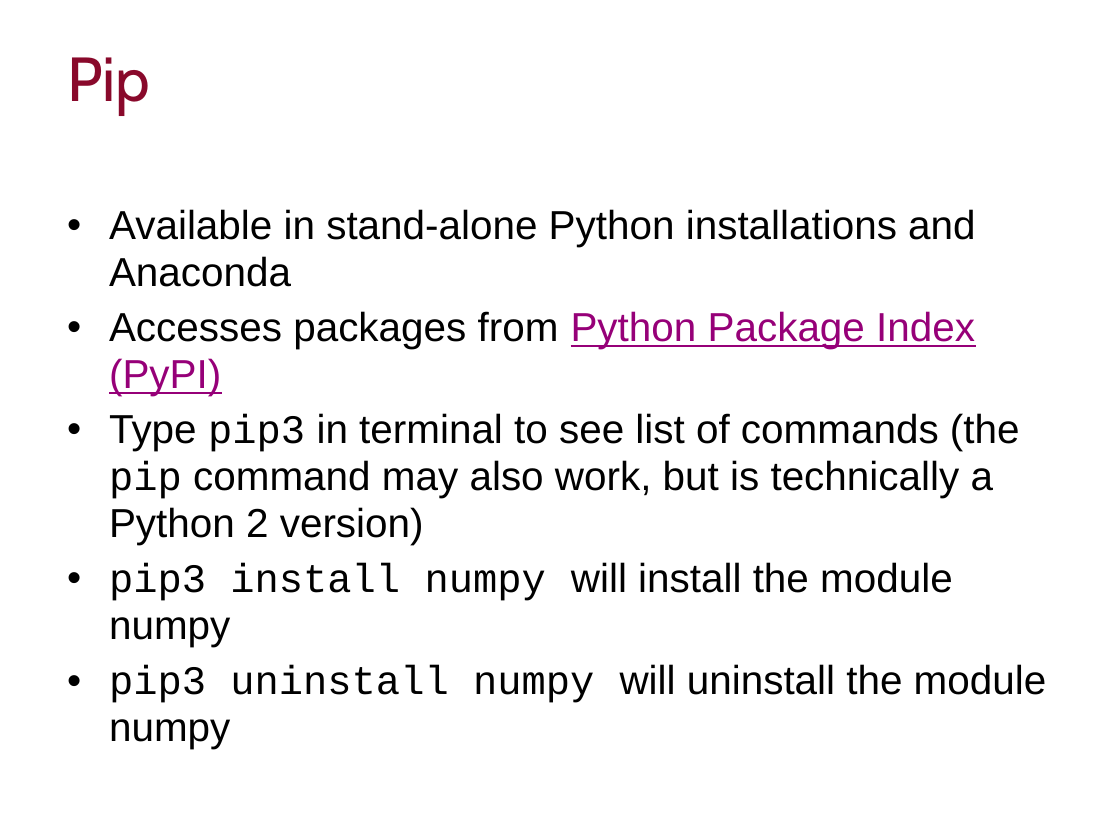
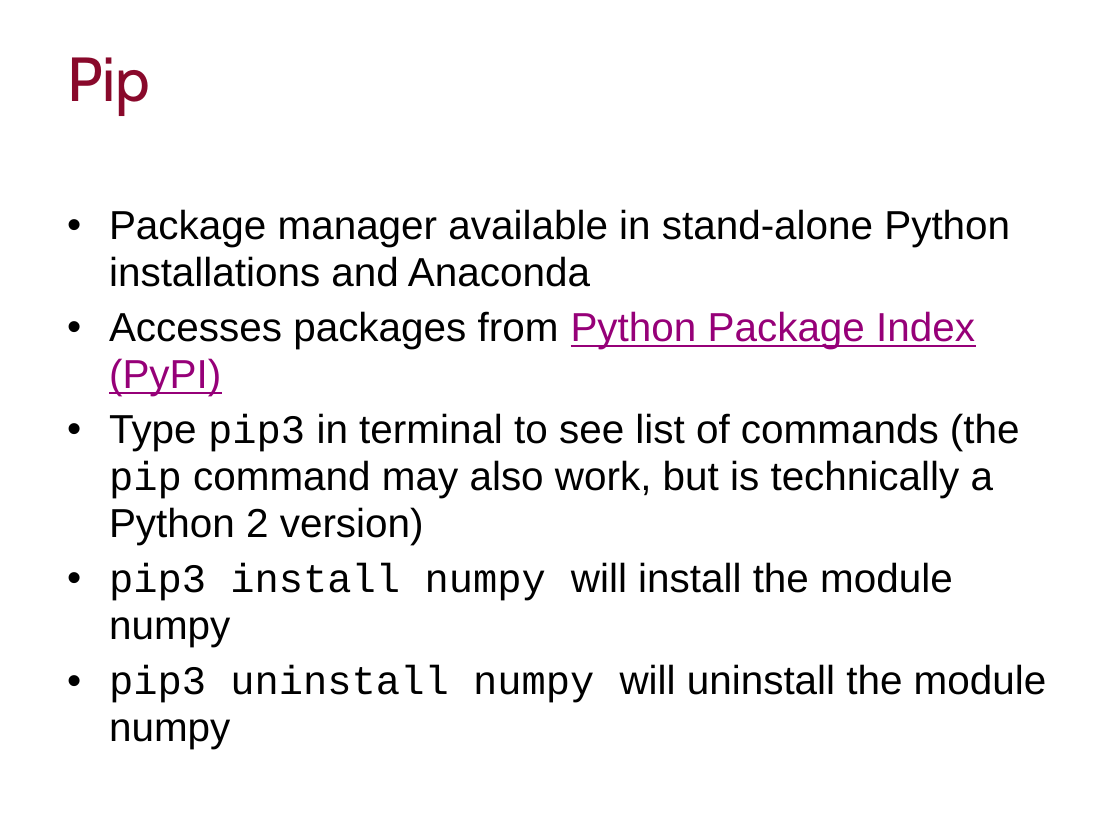
Before and after one commit to ImperialCollegeLondon/RCDS-managing-and-running-python-effectively, a slide deck: slide 14 of Managing and Running Python Effectively.pptx. Drawn at 1120x840 pixels with LibreOffice and Linux fonts; fonts in the diff are those of the drawing; background and template pictures are left out. Boxes give left, top, right and bottom in pixels: in the first picture for what was removed or moved away, otherwise in the second. Text is boxed around its words. In the diff, an @@ line names an element or a change of style, - is before the commit and + after.

```diff
--- a/Managing and Running Python Effectively.pptx
+++ b/Managing and Running Python Effectively.pptx
@@ text at (x1=109, y1=209, x2=1010, y2=287): text changed @@
-• Available in stand-alone Python installations and Anaconda
+• Package manager available in stand-alone Python installations and Anaconda
```
Also in this commit, not shown: 3 other slides changed.
